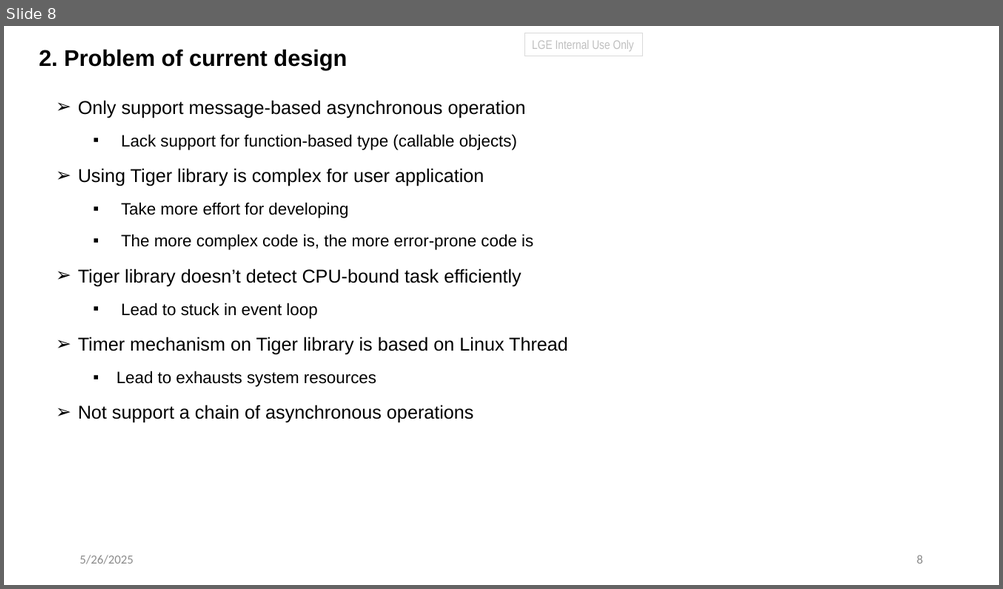
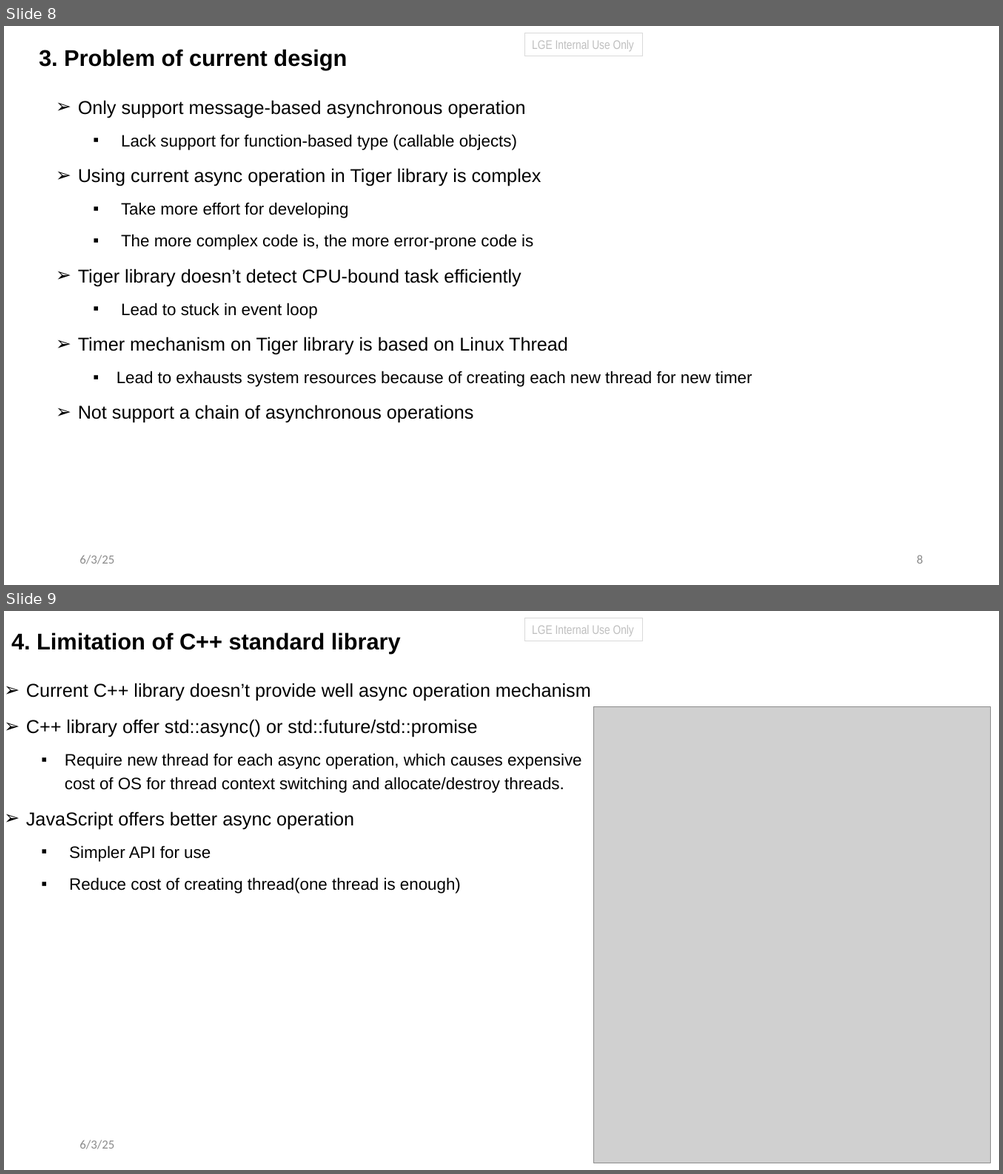
Before and after one commit to taikt/codefun, a slide deck: cpp/pattern/dispatcher_copilot/doc/sw_task.pptx. Shown one above the other, each under a label of ours: slide 8 before the commit, slides 8 and 9 after it. The pictures are 1003x589 and 1003x1174 pixels, drawn with LibreOffice and Linux fonts; fonts in the diff are those of the drawing; grey boxes stand for pictures. Boxes give left, top, right and bottom in pixels: in the first picture for what was removed or moved away, otherwise in the second. Text is boxed around its words. In the diff, an @@ line names an element or a change of style, - is before the commit and + after.

```diff
--- a/cpp/pattern/dispatcher_copilot/doc/sw_task.pptx
+++ b/cpp/pattern/dispatcher_copilot/doc/sw_task.pptx
@@ slide 9 added at bbox=[4, 611, 999, 1170], background #FFFFFF @@
@@ title added at bbox=[11, 632, 401, 653], 22 pt, text #000000, bold @@
+4. Limitation of C++ standard library
@@ rectangle added at bbox=[525, 618, 643, 641], outline #D9D9D9 0.75 pt, 12 pt, text #BFBFBF @@
+LGE Internal Use Only
@@ text added at bbox=[26, 683, 591, 894], 16 pt, text #000000 @@
+➢ Current C++ library doesn’t provide well async operation mechanism
+➢ C++ library offer std::async() or std::future/std::promise
+  ▪ Require new thread for each async operation, which causes expensive
+    cost of OS for thread context switching and allocate/destroy threads.
+➢ JavaScript offers better async operation
+  ▪ Simpler API for use
+  ▪ Reduce cost of creating thread(one thread is enough)
@@ picture added at bbox=[594, 707, 990, 1163] @@
@@ text added at bbox=[79, 1140, 114, 1150], 12 pt, text #8C8C8C @@
+6/3/25
@@ slide 8 changed as well @@
@@ title at bbox=[39, 49, 347, 70]: text changed @@
-2. Problem of current design
+3. Problem of current design
@@ text at bbox=[78, 168, 541, 187]: text changed @@
-➢ Using Tiger library is complex for user application
+➢ Using current async operation in Tiger library is complex
@@ text at bbox=[116, 371, 752, 387]: text changed @@
-  ▪ Lead to exhausts system resources
+  ▪ Lead to exhausts system resources because of creating each new thread for new timer
@@ text at bbox=[79, 555, 114, 565]: text changed @@
-5/26/2025
+6/3/25
```
Also in this commit, not shown: 15 other slides changed.
